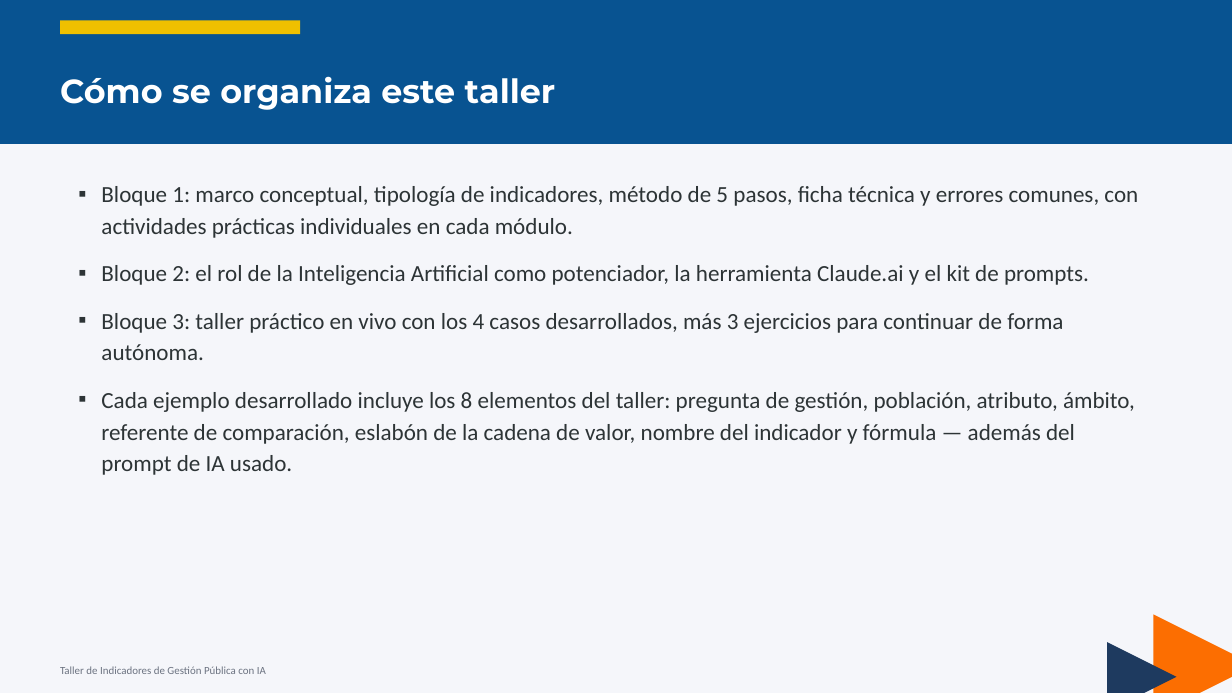
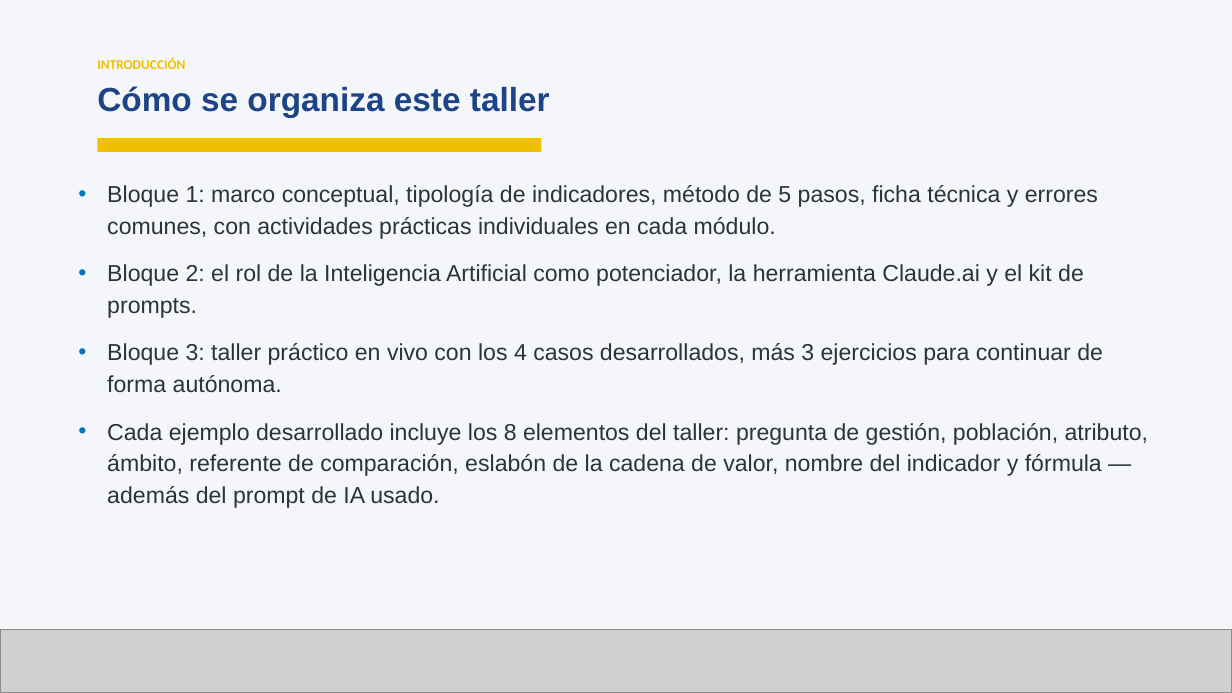
Before and after one commit to smezam-star/Management-Indicators, a slide deck: slide 2 of docs/Taller_Indicadores_Gestion_Publica_IA.pptx. Drawn at 1232x693 pixels with LibreOffice and Linux fonts; fonts in the diff are those of the drawing; grey boxes stand for pictures. Boxes give left, top, right and bottom in pixels: in the first picture for what was removed or moved away, otherwise in the second. Text is boxed around its words. In the diff, an @@ line names an element or a change of style, - is before the commit and + after.

Commit message:
Actualizar simulador con ejemplos y ejercicios del Taller 8

```diff
--- a/docs/Taller_Indicadores_Gestion_Publica_IA.pptx
+++ b/docs/Taller_Indicadores_Gestion_Publica_IA.pptx
@@ rectangle removed at (0,0,1232,144) @@
@@ text "INTRODUCCIÓN" rewrapped from (60,34,148,37) to (97,58,185,69) @@
@@ text "Cómo se organiza este taller": place and size @@
-text "Cómo se organiza este taller" at (60,76,556,110)
+text "Cómo se organiza este taller" at (97,86,550,117)
@@ text "Cómo se organiza este taller" at (97,86,550,117): font Montserrat to Arial, text colour #FFFFFF to #1C4587; vertical alignment middle to top @@
@@ rectangle: place and size @@
-rectangle at (60,20,300,34)
+rectangle at (97,139,542,152)
@@ text "Bloque 1: marco conceptual, tipología ..." at (107,185,1148,508): font Calibri to Arial; bullet ▪ to • @@
@@ triangle removed at (1153,615,1232,693) @@
@@ picture added at (0,630,1232,693) @@
@@ triangle removed at (1107,642,1177,693) @@
@@ text removed at (60,666,266,674) @@
-Taller de Indicadores de Gestión Pública con IA
```
Also in this commit, not shown: 44 other slides changed, 2 slides added, 6 slides removed, 8 other files.
